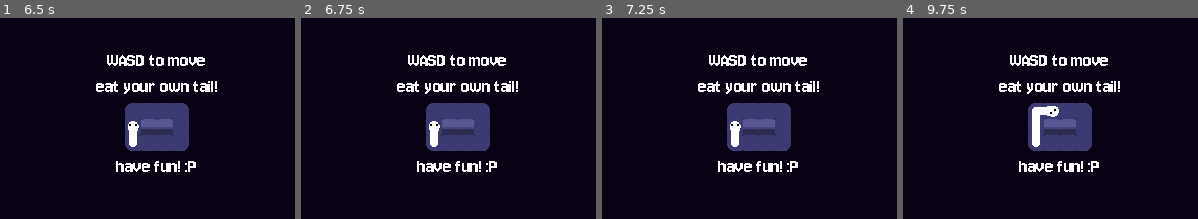
Above: before the commit, frames 1-4 (left to right).
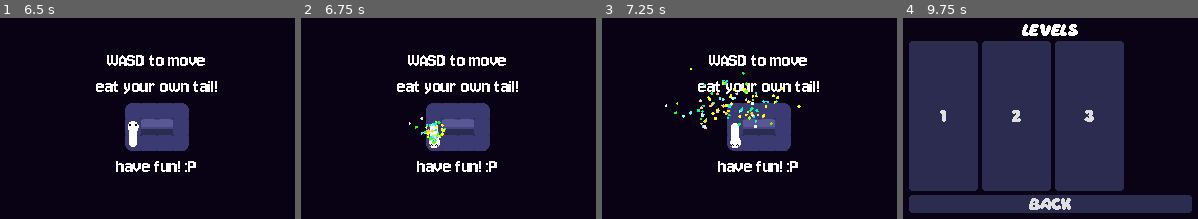
Above: after the commit, the same moments.

Repository: Evelyn-is-eepy/12dt-1---ouroborus
Game: Godot game, scene res://Scenes/main_menu.tscn
The game is run twice, just before and just after one commit, with the same random seed, the same clock (stepped at 60 frames per second) and the same inputs.
Inputs:
- Up to frame 1 (6.5 s): click "LEVELS" at 0.5 s; hold D (move_right) 1.28-2.03 s; tap Enter at 2 s; hold S (move_down) 2.03-2.75 s; click "1" at 2.75 s; tap Space (restart) every 0.75 s from 3.5 to 5.75 s; hold D (move_right) 3.53-4.28 s; hold W (move_up) 4.28-5.03 s; hold A (move_left) from 5.03 s (still down)
- Up to frame 2 (6.75 s): tap Space (restart) at 6.5 s; release A (move_left) at 6.53 s; hold S (move_down) from 6.53 s (still down)
- Up to frame 3 (7.25 s): keep holding S (move_down)
- Up to frame 4 (9.75 s): release S (move_down) at 7.28 s; hold D (move_right) 7.28-8.03 s; hold W (move_up) 8.03-8.78 s; hold D (move_right) 8.78-9.53 s; hold S (move_down) from 9.53 s (still down)

Frame 1 is identical in both runs. In frame 2, 0.5% of the frame differs, in the area x 36-50%, y 49-65%; in frame 3, 1.1%; in frame 4, 62%, in the area x 2-98%, y 2-98%.

Commit message:
moved body collision to being generated based on line points

Diff:
--- a/Scenes/snake.tscn
+++ b/Scenes/snake.tscn
@@ -326,7 +326,7 @@
 
 [node name="Node2D" type="Node2D" unique_id=989255042]
 
-[node name="Head" type="Node2D" parent="." unique_id=760044799 node_paths=PackedStringArray("facing_ray", "movable_objects_ray", "tail_hitbox", "body_tilemap", "body_line", "confetti", "blood", "head_sprite", "face_sprite", "personal_crown")]
+[node name="Head" type="Node2D" parent="." unique_id=760044799 node_paths=PackedStringArray("facing_ray", "movable_objects_ray", "tail_hitbox", "body_tilemap", "body_line", "body_collider", "confetti", "blood", "head_sprite", "face_sprite", "personal_crown")]
 z_index = 1
 script = ExtResource("1_16tbv")
 facing_ray = NodePath("WallRay")
@@ -334,6 +334,7 @@
 tail_hitbox = NodePath("../TailArea")
 body_tilemap = NodePath("../Body")
 body_line = NodePath("../Line2D")
+body_collider = NodePath("../BodyHitbox")
 confetti = NodePath("GPUParticles2D")
 blood = NodePath("GPUParticles2D2")
 head_sprite = NodePath("AnimatedSprite2D")
@@ -343,6 +344,7 @@
 [node name="WallRay" type="RayCast2D" parent="Head" unique_id=1444581878]
 visible = false
 target_position = Vector2(16, 0)
+collide_with_areas = true
 
 [node name="MovableObjectRay" type="RayCast2D" parent="Head" unique_id=989567380]
 modulate = Color(0.9999996, 0.7802642, 0.23396412, 1)
@@ -396,10 +398,13 @@
 begin_cap_mode = 2
 end_cap_mode = 2
 
+[node name="BodyHitbox" type="Area2D" parent="." unique_id=1813044984]
+
 [node name="Body" type="TileMapLayer" parent="." unique_id=831044662 groups=["snake_body"]]
 visible = false
 position = Vector2(-8, -8)
 tile_set = SubResource("TileSet_lmvgn")
+collision_enabled = false
 
 [node name="TailArea" type="Area2D" parent="." unique_id=207504011 groups=["snake_tail"]]
 collision_layer = 2
--- a/Scripts/head.gd
+++ b/Scripts/head.gd
@@ -10,6 +10,7 @@
 @export var tail_hitbox: Area2D
 @export var body_tilemap: TileMapLayer
 @export var body_line: Line2D
+@export var body_collider: Area2D
 @export var confetti: GPUParticles2D
 @export var blood: GPUParticles2D
 @export var head_sprite: AnimatedSprite2D
@@ -179,6 +180,8 @@
 				var object_to_move = movable_objects_ray.get_collider().get_parent()
 				object_to_move.move_self(move_direction)
 
+			# Update body collision shape
+			recreate_body_hitbox()
 
 		# If there is something in the way (oooooooooo-oooooh)
 		else:
@@ -197,6 +200,28 @@
 				if cell_data.has_custom_data('falling_pit'):
 					fall_into_hole()
 
+# Function to rebuild the line body's hitbox, removing the old hitbox
+# places a tile-sized collider on each point except the first (tail) and last (head)
+func recreate_body_hitbox():
+	# Deleting old collision shapes
+	var old_collsion_shapes = body_collider.get_children()
+	for shape in old_collsion_shapes:
+		shape.queue_free()
+	# Get all points other than tail and head
+	var body_points = body_line.points.duplicate()
+	body_points.remove_at(0)
+	body_points.remove_at(-1)
+	# Instance a collision rect as a child of the body hitbox Area2D on each point
+	for point in body_points:
+		# Make a tile-sized collision rect
+		var collision_square = CollisionShape2D.new()
+		collision_square.shape = RectangleShape2D.new()
+		collision_square.shape.size = Vector2(TILE_SIZE,TILE_SIZE)
+		collision_square.position = point
+		# Add it to the Area2D as child
+		body_collider.add_child(collision_square)
+	pass
+
 func win() -> void:
 	print('you won!')
 	ate_tail.emit()
